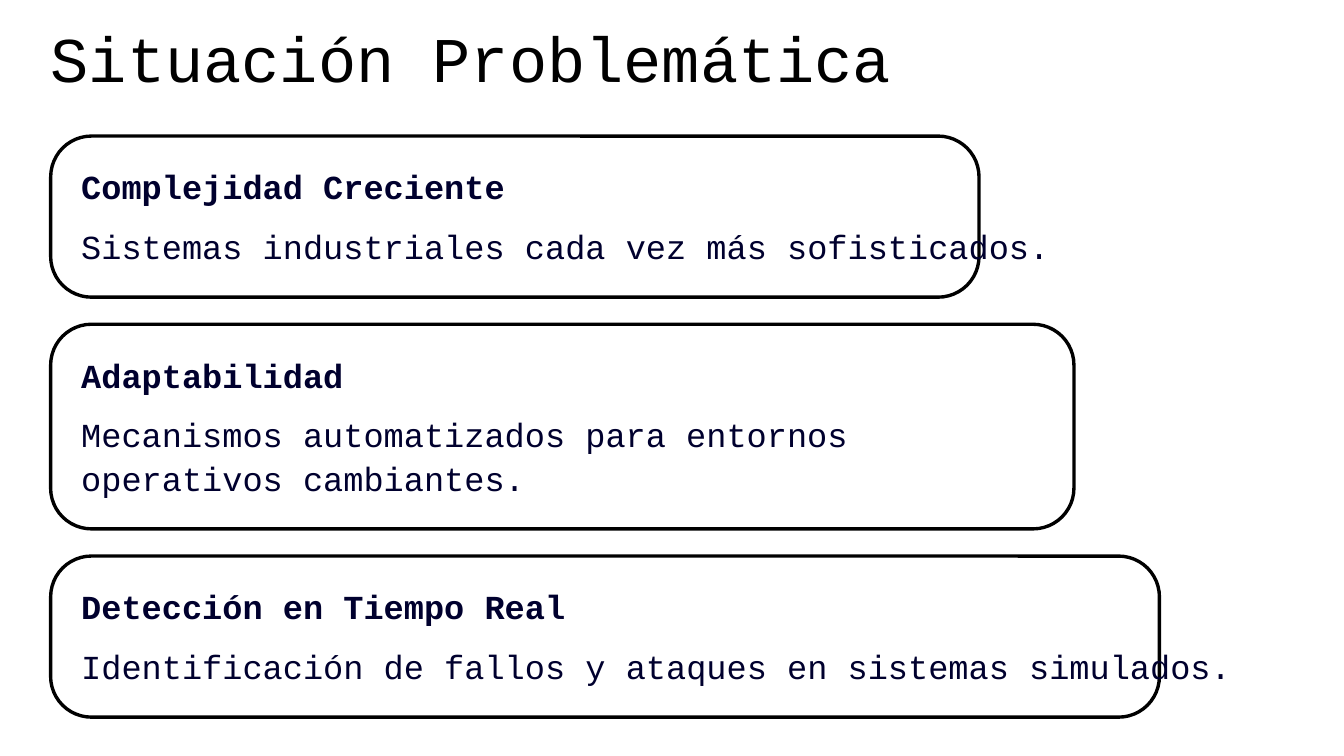
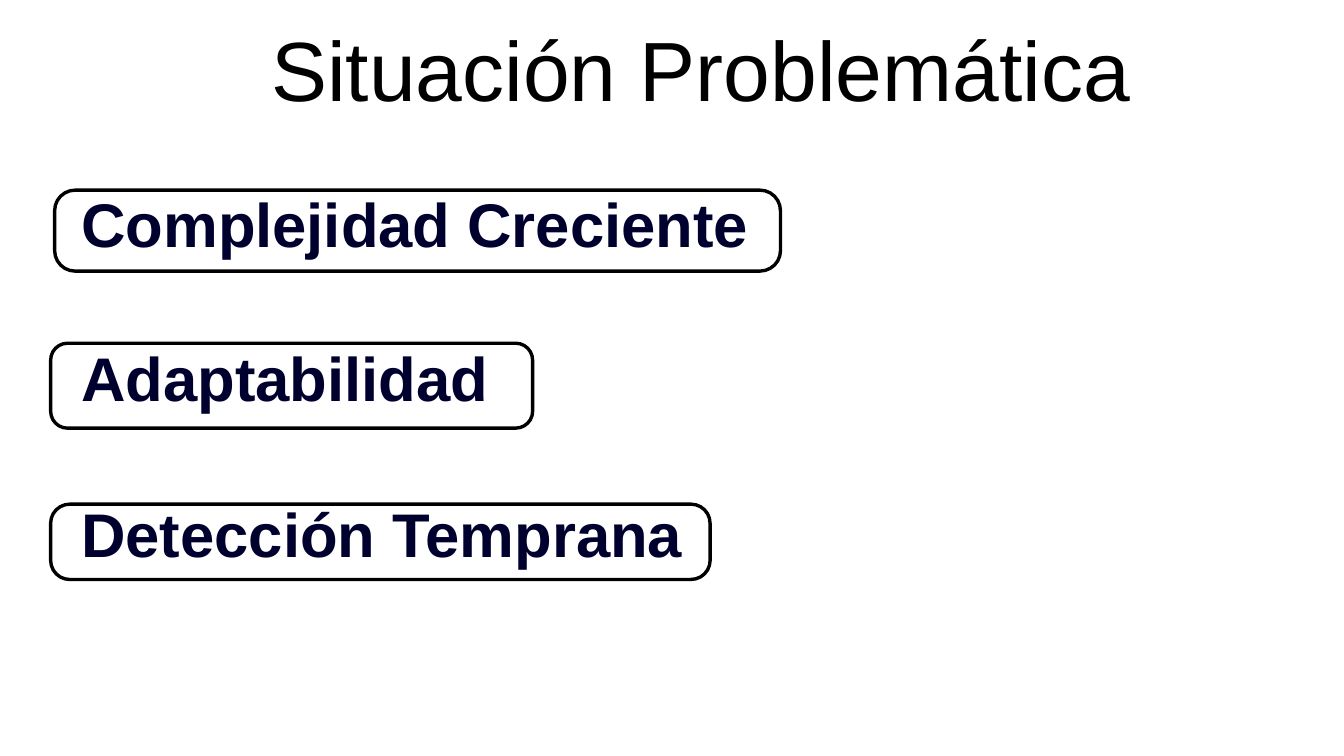
Before and after one commit to NeoUroboros/AnomalyDetection, a slide deck: slide 3 of Deteccion Bien.pptx. Drawn at 1344x756 pixels with LibreOffice and Linux fonts; fonts in the diff are those of the drawing. Boxes give left, top, right and bottom in pixels: in the first picture for what was removed or moved away, otherwise in the second. Text is boxed around its words. In the diff, an @@ line names an element or a change of style, - is before the commit and + after.

```diff
--- a/Deteccion Bien.pptx
+++ b/Deteccion Bien.pptx
@@ text "Situación Problemática": place and size @@
-text "Situación Problemática" at [51, 36, 891, 83]
+text "Situación Problemática" at [271, 39, 1130, 102]
@@ text "Situación Problemática" at [271, 39, 1130, 102]: size 45.5 to 60 pt, font Courier New to Arial @@
@@ rounded rectangle: place and size @@
-rounded rectangle at [50, 136, 979, 297]
+rounded rectangle at [54, 191, 780, 271]
@@ text "Complejidad Creciente" at [81, 202, 748, 259]: size 24 to 44 pt, font Courier New to Arial @@
@@ text "Complejidad Creciente": place and size @@
-text "Complejidad Creciente" at [81, 175, 505, 206]
+text "Complejidad Creciente" at [81, 202, 748, 259]
@@ text removed at [81, 235, 1049, 269] @@
-Sistemas industriales cada vez más sofisticados.
@@ rounded rectangle: place and size @@
-rounded rectangle at [50, 325, 1074, 529]
+rounded rectangle at [50, 343, 532, 427]
@@ text "Adaptabilidad": place and size @@
-text "Adaptabilidad" at [81, 363, 343, 395]
+text "Adaptabilidad" at [81, 356, 488, 413]
@@ text "Adaptabilidad" at [81, 356, 488, 413]: size 24 to 44 pt, font Courier New to Arial @@
@@ text removed at [81, 423, 847, 498] @@
-Mecanismos automatizados para entornos operativos cambiantes.
@@ rounded rectangle: place and size @@
-rounded rectangle at [50, 557, 1159, 718]
+rounded rectangle at [50, 504, 710, 580]
@@ text at [81, 511, 682, 569]: text changed; size 24 to 44 pt; font Courier New to Arial @@
-Detección en Tiempo Real
+Detección Temprana
@@ text removed at [81, 655, 1231, 689] @@
-Identificación de fallos y ataques en sistemas simulados.
```
Also in this commit, not shown: 13 other slides changed, 10 slides added, 1 slide removed, 10 other files.
